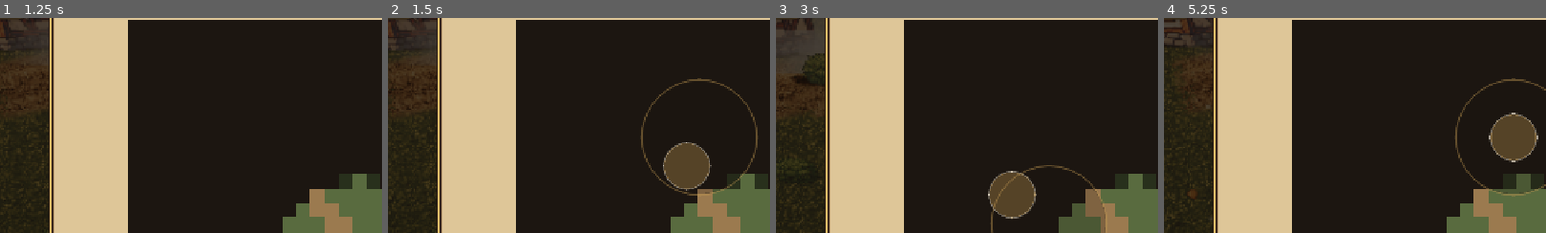
Above: before the commit, frames 1-4 (left to right).
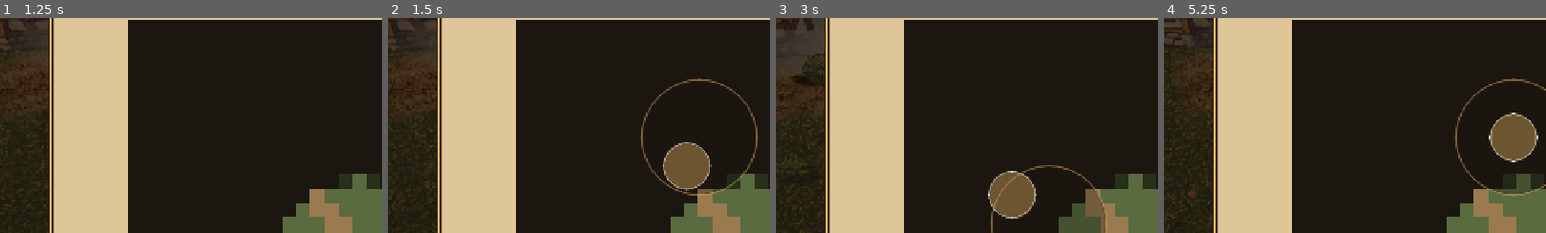
Above: after the commit, the same moments.

Repository: KyokoApp/GodotMe
Game: Godot game, scene res://game/Main.tscn
Two runs of this game, one before a commit and one after it. Both use one fixed random seed, a clock stepped at 60 frames per second and the inputs below.
Inputs (mouse positions are % of the whole screen's width and height, from its top left):
- Up to frame 1 (1.25 s): tap Enter at 0.5 s; drag from (7, 12) to (60, 28) at 0.52 s
- Up to frame 2 (1.5 s): tap Space at 1.25 s; drag from (50, 50) to (45, 70) at 1.27 s
- Up to frame 3 (3 s): move the mouse to (60, 28) at 2.02 s; hold Right (ui_right) 2.03-2.75 s; tap Enter at 2.1 s; drag from (45, 70) to (20, 35) at 2.77 s
- Up to frame 4 (5.25 s): move the mouse to (80, 65) at 3.52 s; hold Left (ui_left) 3.53-4.25 s; tap Enter at 3.6, 5.1 s; tap Space at 3.77 s; drag from (20, 35) to (35, 25) at 4.27 s; move the mouse to (55, 50) at 5.02 s; hold Down (ui_down) from 5.03 s (still down); click (55, 50) at 5.17 s
The pictures show only the part of the screen within x 9-59%, y 22-72%; the shares and areas given below are measured in that part.

Frame 1 is identical in both runs. In frame 2, 0.2% of the frame differs, in the area x 72-85%, y 57-81%; in frame 3, 0.3%, in the area x 55-69%, y 71-94%; in frame 4, 0.3%.

Commit message:
stik: opasitas dinaikkan + posisi tangkapan di atas panel, supaya terlihat di 22c
Co-authored-by: arena-agent <297053741+arena-agent@users.noreply.github.com>

Diff:
--- a/game/game/characters/TouchControls.gd
+++ b/game/game/characters/TouchControls.gd
@@ -186,7 +186,7 @@
 		_reset()
 		return
 	var vp := get_viewport().get_visible_rect().size
-	_place_stick(Vector2(vp.x * 0.22, vp.y - 150.0))
+	_place_stick(Vector2(vp.x * 0.20, vp.y * 0.60))
 	_knob.position = Vector2(STICK_SIZE, STICK_SIZE) * 0.5 - _knob.size * 0.5 + push
 	_base.visible = true
 	_knob.visible = true
@@ -217,8 +217,8 @@
 
 func _stick_style() -> StyleBoxFlat:
 	var sb := StyleBoxFlat.new()
-	sb.bg_color = Color(0.10, 0.08, 0.06, 0.22)
-	sb.border_color = Color(BRASS.r, BRASS.g, BRASS.b, 0.45)
+	sb.bg_color = Color(0.10, 0.08, 0.06, 0.30)
+	sb.border_color = Color(BRASS.r, BRASS.g, BRASS.b, 0.60)
 	sb.set_border_width_all(3)
 	sb.set_corner_radius_all(98)
 	return sb
@@ -226,8 +226,8 @@
 
 func _knob_style() -> StyleBoxFlat:
 	var sb := StyleBoxFlat.new()
-	sb.bg_color = Color(BRASS.r, BRASS.g, BRASS.b, 0.36)
-	sb.border_color = Color(0.98, 0.94, 0.86, 0.45)
+	sb.bg_color = Color(BRASS.r, BRASS.g, BRASS.b, 0.50)
+	sb.border_color = Color(0.98, 0.94, 0.86, 0.65)
 	sb.set_border_width_all(2)
 	sb.set_corner_radius_all(40)
 	return sb
Not shown, changed: docs/DESIGN_NOTES.md
